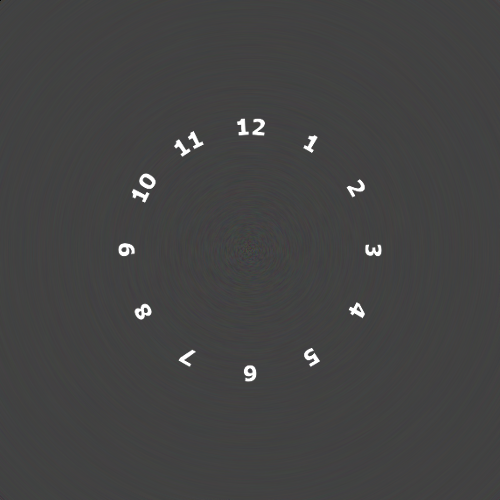
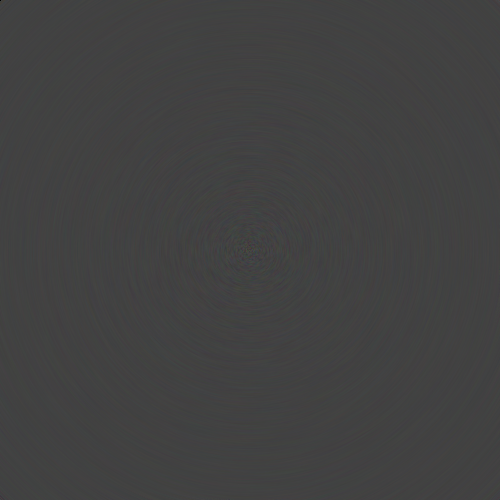
Layered file, before and after one edit (500×500). Changes by layer:
hid "Pasted Layer" over [117, 118, 383, 382]
